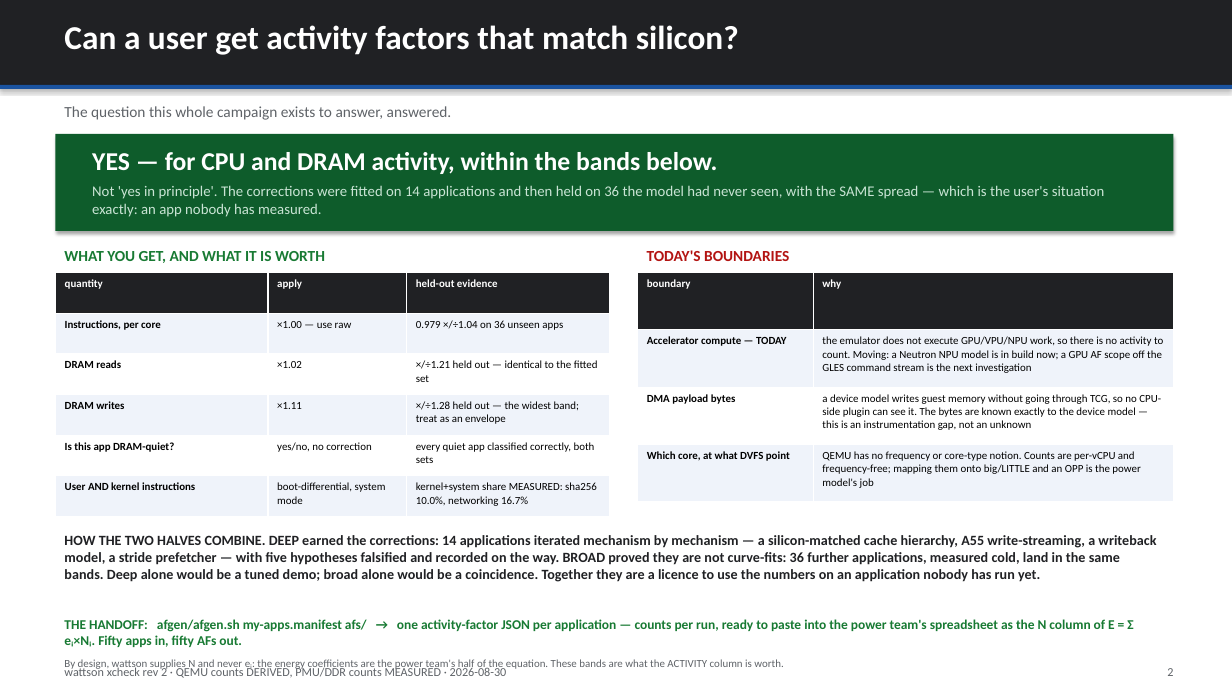
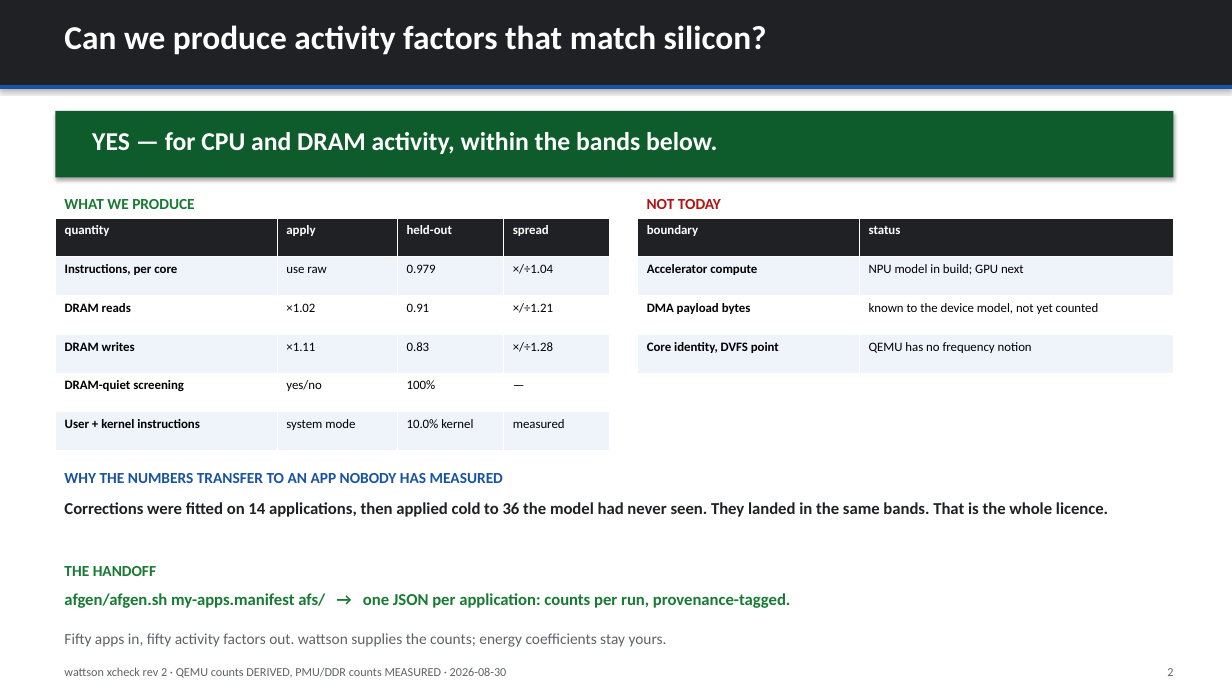
Before and after one commit to kylefoxaustin/wattson, a slide deck: slide 2 of xcheck/xcheck-correlation.pptx. Drawn at 1232x693 pixels with LibreOffice and Linux fonts; fonts in the diff are those of the drawing. Boxes give left, top, right and bottom in pixels: in the first picture for what was removed or moved away, otherwise in the second. Text is boxed around its words. In the diff, an @@ line names an element or a change of style, - is before the commit and + after.

Commit message:
deck rewritten for an audience with no background; adds the gate-AF bridge
Audience correction: readers see the numbers, not the journey. Roughly 10x
less narrative on every slide -- the why's, the campaign history and the
build-up are gone; tables and charts carry the content.

NEW, right after the answer slide: two recommendation slides.
  - THE GATE-AF BRIDGE. Their spreadsheet wants a gate activity factor
    (0/3/5/7%, 5% = block maxed); we measure utilization. The bridge needs no
    gate counts because their 5% anchor already contains the gates-per-event
    constant: AF_app = AF_idle + (AF_max - AF_idle) x U, with U measured in
    QEMU against a saturating microbench we already ship. Spreadsheet,
    coefficients and physics unchanged -- one assumed constant becomes a
    measured one. The pitch: today you assume 3% and get the power of an
    abstraction; this way you name an app and get the power of that app.
  - THREE LEVELS OF DETAIL. Counts per run / instruction-class histogram /
    full instruction trace. Levels 2 and 3 are stock upstream plugins
    (howvec, execlog) -- nothing to write. Includes a MEASURED example taken
    this evening: SQLite is 52% load/store, Pac-Man 37% integer ALU with 13x
    the FP/SIMD share. One flat AF cannot separate those; a per-class AF can.

Also: scatter.png was stale -- its legend read 0.81 while the caption beside
it read 0.98 (it predated the prefetch model). Regenerated from the current
vectors, and make_scatter.py now reads them, so the two agree.

Spacing pass throughout: tables sized to fill their slides, consistent
vertical rhythm, no dead bands.

```diff
--- a/xcheck/xcheck-correlation.pptx
+++ b/xcheck/xcheck-correlation.pptx
@@ text at bbox=[64, 25, 767, 55]: text changed @@
-Can a user get activity factors that match silicon?
+Can we produce activity factors that match silicon?
@@ rectangle: place and size @@
-rectangle at bbox=[55, 134, 1174, 231]
+rectangle at bbox=[55, 111, 1174, 177]
@@ text removed at bbox=[64, 106, 452, 120] @@
-The question this whole campaign exists to answer, answered.
@@ text "YES — for CPU and ...": place and size @@
-text "YES — for CPU and ..." at bbox=[92, 152, 717, 174]
+text "YES — for CPU and ..." at bbox=[92, 132, 717, 154]
@@ text added at bbox=[64, 199, 194, 209], 12 pt, text #187A33, bold @@
+WHAT WE PRODUCE
@@ text removed at bbox=[92, 185, 1105, 217] @@
-Not 'yes in principle'. The corrections were fitted on 14 applications and then held on 36 the model had never seen, with the SAME spread — which is the user's situation exactly: an app nobody has measured.
@@ text at bbox=[647, 199, 721, 209]: text changed @@
-TODAY'S BOUNDARIES
+NOT TODAY
@@ table at bbox=[55, 218, 610, 451] @@
-column 1: quantity | Instructions, per core | DRAM reads | DRAM writes | Is this app DRAM-quiet? | User AND kernel instructions
-column 2: apply | ×1.00 — use raw | ×1.02 | ×1.11 | yes/no, no correction | boot-differential, system mode
-column 3: held-out evidence | 0.979 ×/÷1.04 on 36 unseen apps | ×/÷1.21 held out — identical to the fitted set | ×/÷1.28 held out — the widest band; treat as an envelope | every quiet app classified correctly, both sets | kernel+system share MEASURED: sha256 10.0%, networking 16.7%
+column 1: quantity | Instructions, per core | DRAM reads | DRAM writes | DRAM-quiet screening | User + kernel instructions
+column 2: apply | use raw | ×1.02 | ×1.11 | yes/no | system mode
+column 3: held-out | 0.979 | 0.91 | 0.83 | 100% | 10.0% kernel
+column 4: spread | ×/÷1.04 | ×/÷1.21 | ×/÷1.28 | — | measured
@@ table: place and size @@
-table at bbox=[55, 273, 610, 517]
+table at bbox=[55, 218, 610, 451]
@@ table added at bbox=[638, 218, 1174, 373], 4 rows, 2 columns @@
+boundary | status
+Accelerator compute | NPU model in build; GPU next
+DMA payload bytes | known to the device model, not yet counted
+Core identity, DVFS point | QEMU has no frequency notion
@@ text removed at bbox=[64, 251, 325, 263] @@
-WHAT YOU GET, AND WHAT IT IS WORTH
@@ table removed at bbox=[638, 273, 1174, 502], 4 rows, 2 columns @@
-boundary | why
-Accelerator compute — TODAY | the emulator does not execute GPU/VPU/NPU work, so there is no activity to count. Moving: a Neutron NPU model is in build now; a GPU AF scope off the GLES command stream is the next investigation
-DMA payload bytes | a device model writes guest memory without going through TCG, so no CPU-side plugin can see it. The bytes are known exactly to the device model — this is an instrumentation gap, not an unknown
-Which core, at what DVFS point | QEMU has no frequency or core-type notion. Counts are per-vCPU and frequency-free; mapping them onto big/LITTLE and an OPP is the power model's job
@@ text added at bbox=[64, 473, 503, 483], 12 pt, text #1A53A0, bold @@
+WHY THE NUMBERS TRANSFER TO AN APP NOBODY HAS MEASURED
@@ text added at bbox=[64, 502, 1108, 517], 13 pt, text #202124, bold @@
+Corrections were fitted on 14 applications, then applied cold to 36 the model had never seen. They landed in the same bands. That is the whole licence.
@@ text removed at bbox=[64, 535, 1156, 582] @@
-HOW THE TWO HALVES COMBINE. DEEP earned the corrections: 14 applications iterated mechanism by mechanism — a silicon-matched cache hierarchy, A55 write-streaming, a writeback model, a stride prefetcher — with five hypotheses falsified and recorded on the way. BROAD proved they are not curve-fits: 36 further applications, measured cold, land in the same bands. Deep alone would be a tuned demo; broad alone would be a coincidence. Together they are a licence to use the numbers on an application nobody has run yet.
@@ text added at bbox=[64, 566, 156, 576], 12 pt, text #187A33, bold @@
+THE HANDOFF
@@ text at bbox=[64, 593, 791, 608]: text changed; size 10.5 to 13 pt @@
-THE HANDOFF: afgen/afgen.sh my-apps.manifest afs/ → one activity-factor JSON per application — counts per run, ready to paste into the power team's spreadsheet as the N column of E = Σ eᵢ×Nᵢ. Fifty apps in, fifty AFs out.
+afgen/afgen.sh my-apps.manifest afs/ → one JSON per application: counts per run, provenance-tagged.
@@ text removed at bbox=[64, 659, 783, 670] @@
-By design, wattson supplies N and never eᵢ: the energy coefficients are the power team's half of the equation. These bands are what the ACTIVITY column is worth.
@@ text added at bbox=[64, 633, 667, 647], 12 pt, text #5F6368 @@
+Fifty apps in, fifty activity factors out. wattson supplies the counts; energy coefficients stay yours.
```
Also in this commit, not shown: 6 other slides changed, 4 slides added, 2 slides removed, 3 other files.
